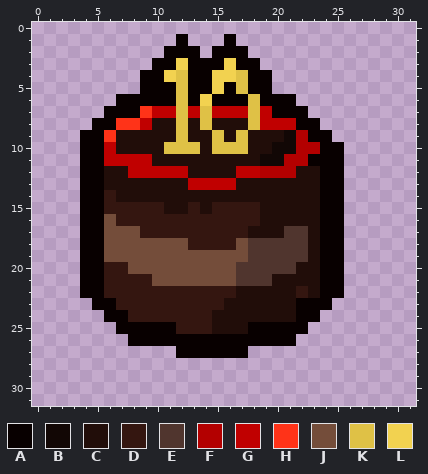
Pixel-art sprite: resources/gfx/items/collectibles/Collectibles_3_Birthday_Cake.png. That is the earlier state.
The file is 32x32 pixels. Colours within 5 levels of each other are drawn and written as one.
Palette (. is transparent): A #080000  B #120705  C #210d09  D #341610  E #50352e  F #b30000  G #c00000  H #ff3318  J #744d3a  K #dfc146  L #f2d250
Pixels before, first column x 4:
 1 ........A...A.........
 2 .......AAA.AAA........
 3 ......AALAAALAA.......
 4 .....AALKAALLKAA......
 5 .....AAAKAALAKAA......
 6 ...AAAAAKALAAAKAAA....
 7 ..AAAHGGKGKGGGKGAAA...
 8 .AAHHGCCKCKCCCKGGGAA..
 9 AAHCCCCCKCCKCKCCCBFAA.
10 AAGCCCCKKKCKKKCCBBFFAA
11 AAGGGGCCCCCCCCCBBFFAAA
12 AACCGGGGGCCCCGGFFFCCAA
13 AACCCCCCCGGGGCCCCCCCAA
14 AADCCCCCCCCCCCCCCCCCAA
15 AADDDDDCCDCDDDDCCCCCAA
16 AAJDDDDDDDDDDDDCCCCCAA
17 AAJJJDDDDDDDDDCCCEECAA
18 AAJJJJJJJDDDDJEEEEECAA
19 AAJJJJJJJJJJJJEEEEECAA
20 AADDJJJJJJJJJEEEEECCAA
21 AADDDDJJJJJJJEEECCCCAA
22 AADDDDDDDDDDDCCCCCDCAA
23 .AADDDDDDDDDCCCCCCAAA.
24 ..AADDDDDDDCCCCCCCAA..
25 ...AAAAADDDCCCAAAAA...
26 ....AAAAAAAAAAAAAA....
27 ........AAAAAA........
Once edited:
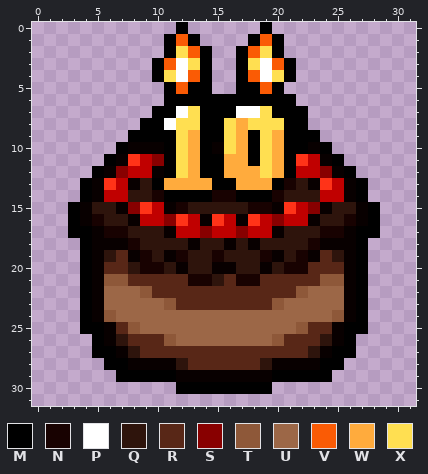
Colours new in this view: M #000000  N #180201  P #ffffff  Q #2e140c  R #582717  S #880000  T #8e5839  U #9c6747  V #fa5b05  W #ffab3d  X #ffdf51
From old to new:
Changed rows in their new state; - is an unchanged pixel.
first column x 3:
 0 ---------M------M---------
 1 --------MVM--.-MVM--------
 2 --------MXVM..MVXM--------
 3 -------MVPXM..MXPVM-------
 4 ------.MXPVM..MVPXM-------
 5 ------..MVMM..MMVM--------
 6 ----....MMMMMMMMMMM-------
 7 ---....MMPXMMMPPXMMM------
 8 --....MMPXXMMXWXXXMM.-----
 9 -....MMMMXWMMXWMXWMMM.----
10 -...MAAAMXWMAXWMXWMMAM.---
11 -..MAH-SMXWMMWWMXWMHG-M---
12 -.MAS--AMXWMMWWWXWMGGS-M--
13 -M-HGAQMWWWWMMWWWMNQAHGAM-
14 -M-GGQQNMMMMNNMMMNQQQGGAM-
15 M-QQASHGANQQQQQNNAHGS-QQAM
16 M-NQQAGGSHGAHGAHGSGGAQQNAM
17 MM-NNQQQAGGSGGSGGAQQQNNAMM
18 -M-AANQQQQAQQAQAQQQQN--AM-
19 -M-QRANQANQQNQQQNAQNARQAM-
20 -M-RRQNNQAQQAAQQAQNNRRRAM-
21 -M-TTRRRRRNNQRNNRRRRRTTAM-
22 -M-UUUTRRRRRRRRRRRRTUUUAM-
23 -M-UUUUUTRRRRRRRRTUUUUUAM-
24 -MATUUUUUUUUUUUUUUUUUUTAM-
25 -MMARTUUUUUUUUUUUUUTRRAMM-
26 --MAQRRRTUUUUUUUUTRRRQAM--
27 --MMAQRRRRRRRRRRRRRRQAMM--
28 ---MMAAAAQRRRRRRQAAAAMM---
29 ----MMMMMAAAAAAAAMMMMM----
30 ---------MMMMMMMM---------
